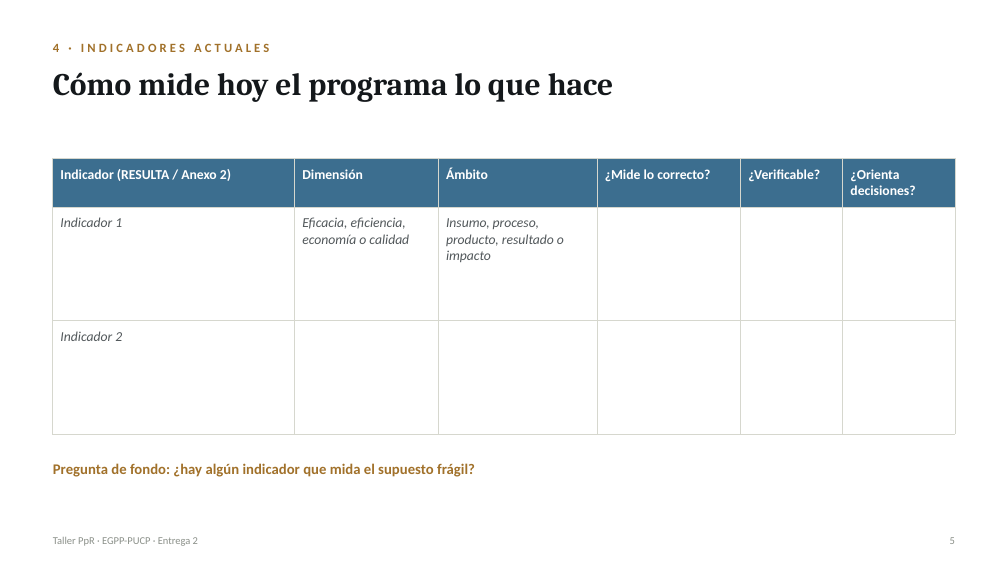
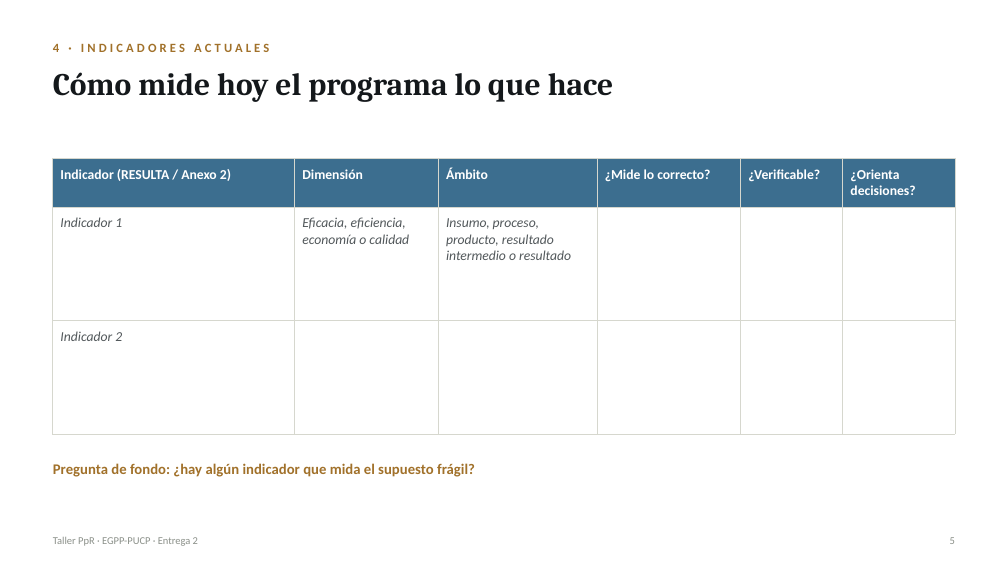
Before and after one commit to Cain971/taller-ppr-recursos, a slide deck: slide 5 of plantilla-entrega-2.pptx. Drawn at 1008x567 pixels with LibreOffice and Linux fonts; fonts in the diff are those of the drawing. Boxes give left, top, right and bottom in pixels: in the first picture for what was removed or moved away, otherwise in the second. Text is boxed around its words. In the diff, an @@ line names an element or a change of style, - is before the commit and + after.

```diff
--- a/plantilla-entrega-2.pptx
+++ b/plantilla-entrega-2.pptx
@@ table at (53, 159, 955, 345) @@
-row 2, column 3: Insumo, proceso, producto, resultado o impacto
+row 2, column 3: Insumo, proceso, producto, resultado intermedio o resultado
```
Also in this commit, not shown: 1 other slide changed.
